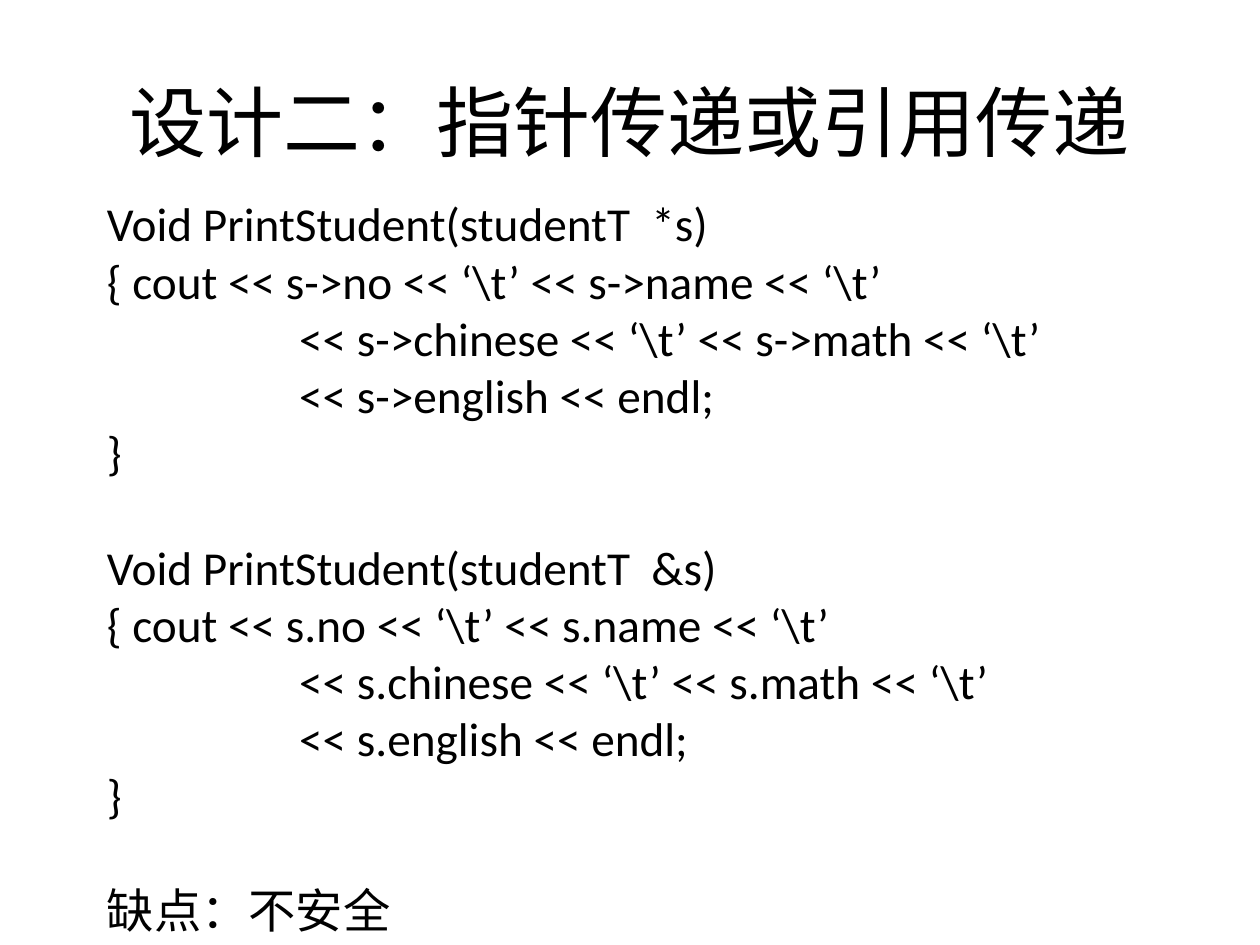
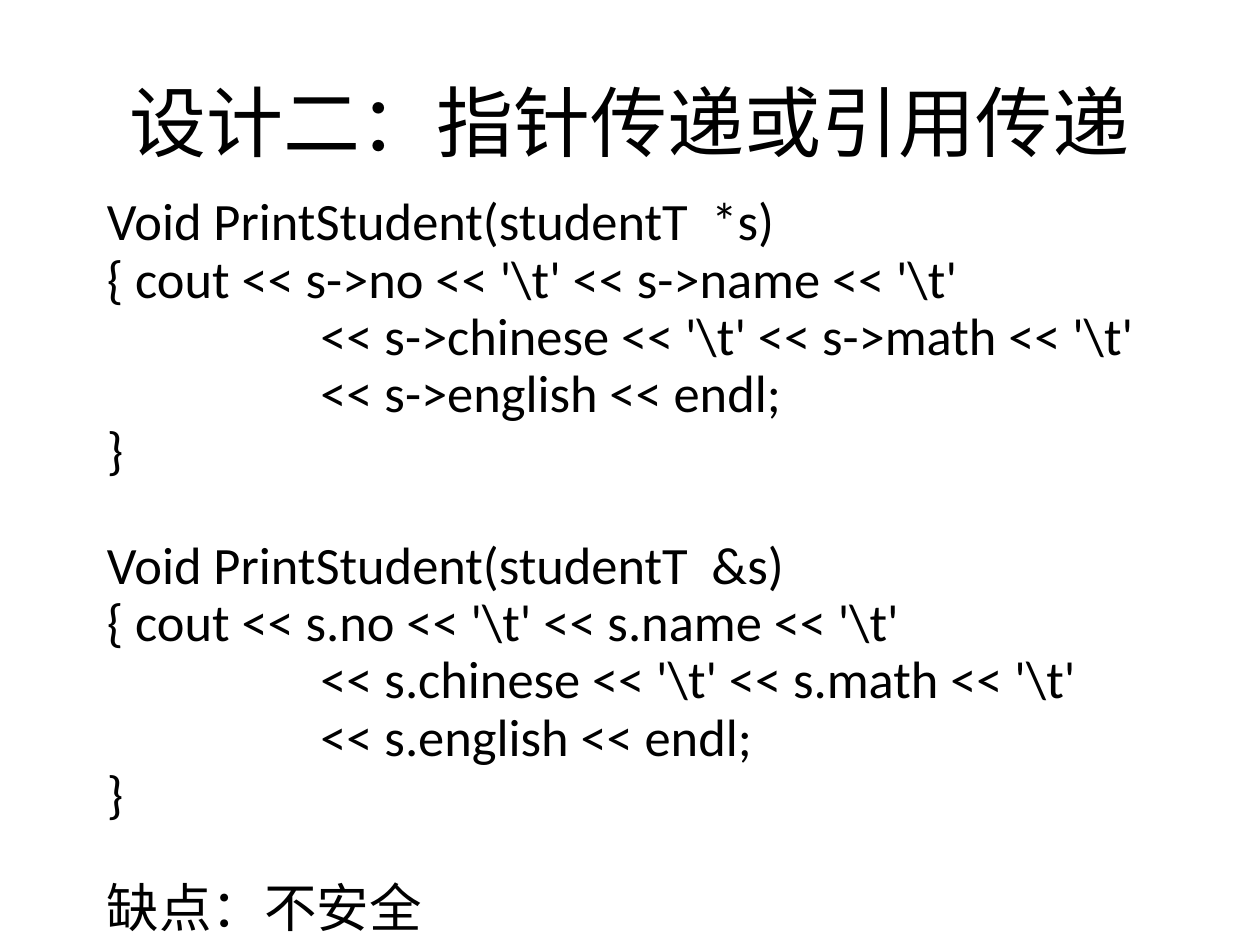
Before and after one commit to wwuhn/wwuhn.github.io, a slide deck: slide 42 of bookspcClassic/C++程序设计翁惠玉/8数据封装－结构体.ppt. Drawn at 1260x945 pixels with LibreOffice and Linux fonts; fonts in the diff are those of the drawing. Boxes give left, top, right and bottom in pixels: in the first picture for what was removed or moved away, otherwise in the second. Text is boxed around its words. In the diff, an @@ line names an element or a change of style, - is before the commit and + after.

```diff
--- a/bookspcClassic/C++程序设计翁惠玉/8数据封装－结构体.ppt
+++ b/bookspcClassic/C++程序设计翁惠玉/8数据封装－结构体.ppt
@@ text at bbox=[107, 202, 783, 931]: size 27 to 30 pt in "Void PrintStudent(studentT *s)", "<< s->english << endl;", "}", "Void PrintStudent(studentT &s)" and 3 more places; line spacing 0.8 to 0.7 @@
@@ text at bbox=[135, 261, 1133, 358]: text changed; size 27 to 30 pt @@
-{ cout << s->no << ‘\t’ << s->name << ‘\t’
-<< s->chinese << ‘\t’ << s->math << ‘\t’
+{ cout << s->no << '\t' << s->name << '\t'
+<< s->chinese << '\t' << s->math << '\t'
@@ text at bbox=[135, 604, 1075, 701]: text changed; size 27 to 30 pt @@
-{ cout << s.no << ‘\t’ << s.name << ‘\t’
-<< s.chinese << ‘\t’ << s.math << ‘\t’
+{ cout << s.no << '\t' << s.name << '\t'
+<< s.chinese << '\t' << s.math << '\t'
```
Also in this commit, not shown: 6 other slides changed.
